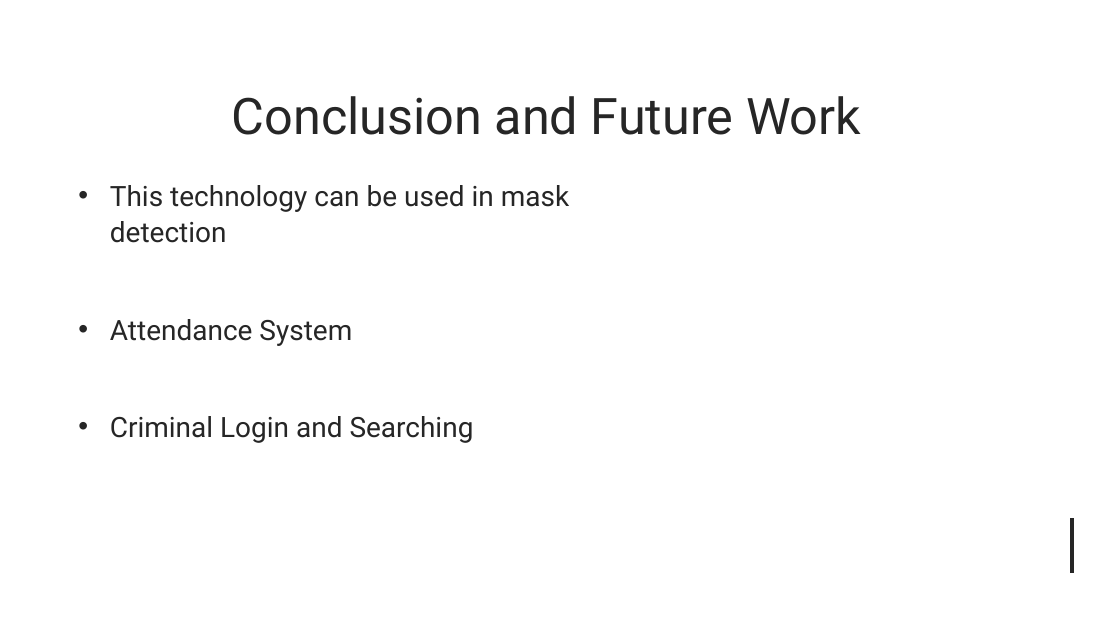
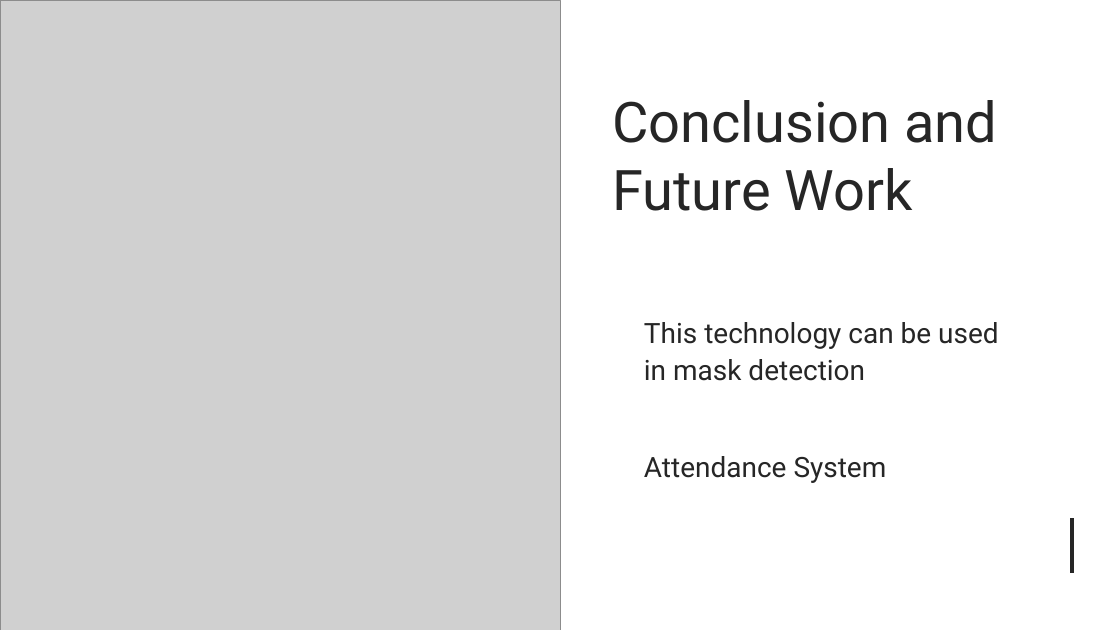
Before and after one commit to prabhdeep0007/face_detection_using_opencv, a slide deck: slide 7 of mini project.pptx (slide 6 before the commit). Drawn at 1120x630 pixels with LibreOffice and Linux fonts; fonts in the diff are those of the drawing; grey boxes stand for pictures. Boxes give left, top, right and bottom in pixels: in the first picture for what was removed or moved away, otherwise in the second. Text is boxed around its words. In the diff, an @@ line names an element or a change of style, - is before the commit and + after.

```diff
--- a/mini project.pptx
+++ b/mini project.pptx
@@ rectangle added at (x1=0, y1=0, x2=1120, y2=630), fill #FFFFFF @@
@@ picture added at (x1=0, y1=0, x2=560, y2=630) @@
@@ rectangle added at (x1=560, y1=0, x2=1120, y2=315), fill #FFFFFF @@
@@ title "Conclusion and Future Work" moved from (x1=232, y1=96, x2=861, y2=135) to (x1=612, y1=100, x2=998, y2=211) @@
@@ title "Conclusion and Future Work" at (x1=612, y1=100, x2=998, y2=211): size 43.2 to 48 pt; alignment centre to left; vertical alignment bottom to middle @@
@@ subtitle "This technology can be used ..." moved from (x1=110, y1=185, x2=569, y2=443) to (x1=644, y1=322, x2=999, y2=483) @@
@@ subtitle "This technology can be used ..." at (x1=644, y1=322, x2=999, y2=483): bullet • to none; vertical alignment top to bottom @@
@@ subtitle at (x1=110, y1=416, x2=474, y2=443): paragraph removed @@
-• Criminal Login and Searching
```
Also in this commit, not shown: 2 other slides changed, 2 slides added, 1 slide removed, 2 other files.
